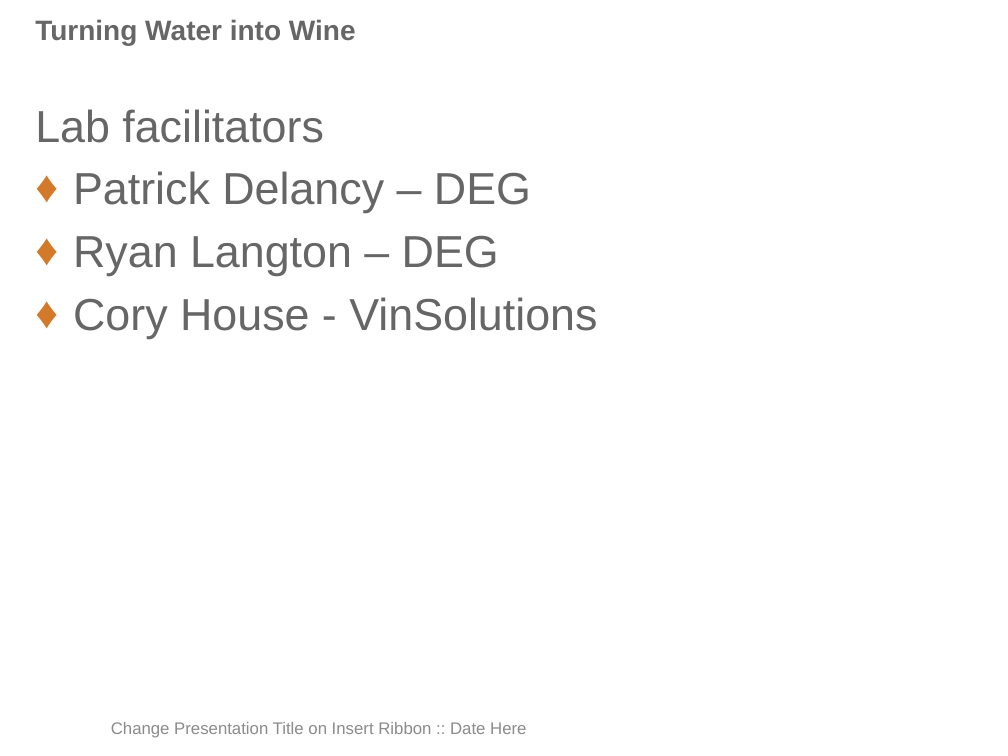
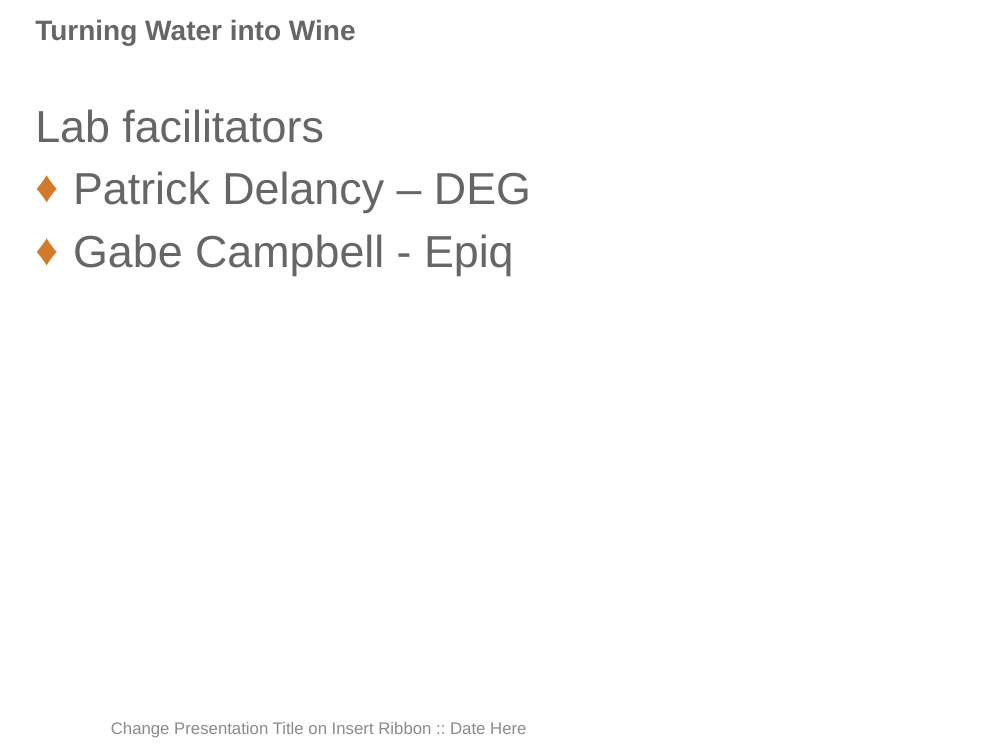
Before and after one commit to PatrickDelancy/RefactoringWorkshop, a slide deck: slide 2 of Refactoring Workshop.pptx. Drawn at 1008x756 pixels with LibreOffice and Linux fonts; fonts in the diff are those of the drawing; background and template pictures are left out. Boxes give left, top, right and bottom in pixels: in the first picture for what was removed or moved away, otherwise in the second. Text is boxed around its words. In the diff, an @@ line names an element or a change of style, - is before the commit and + after.

```diff
--- a/Refactoring Workshop.pptx
+++ b/Refactoring Workshop.pptx
@@ text at (x1=73, y1=234, x2=514, y2=276): text changed @@
-♦ Ryan Langton – DEG
-♦ Cory House - VinSolutions
+♦ Gabe Campbell - Epiq
```
Also in this commit, not shown: 4 other slides changed, 1 slide removed.
